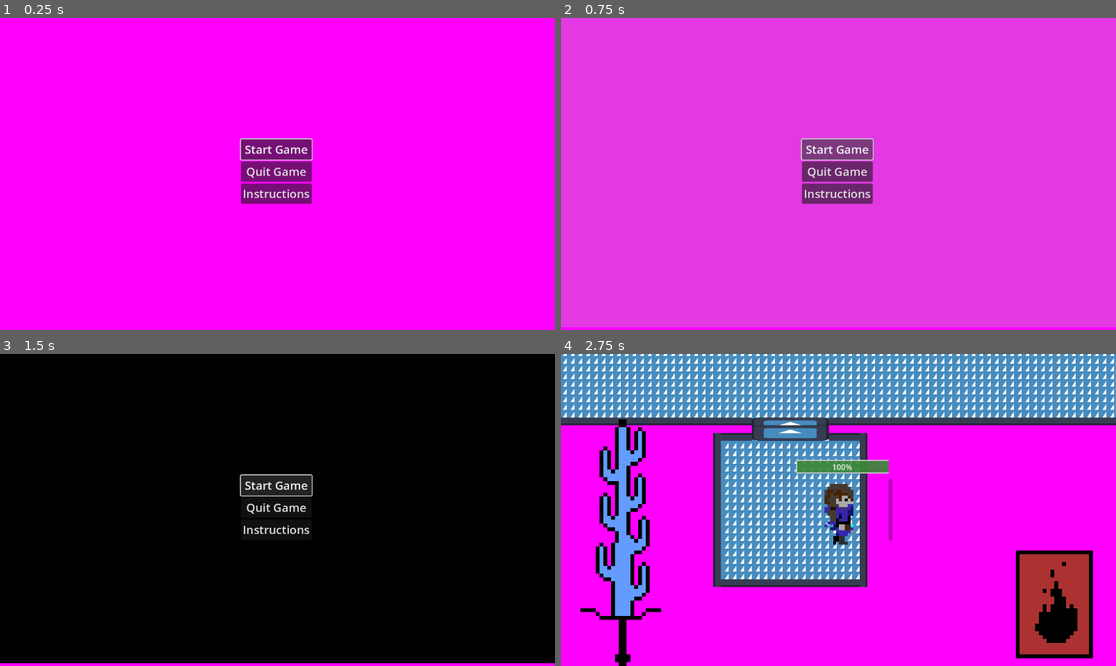
Above: before the commit, frames 1-4 (two rows, left to right).
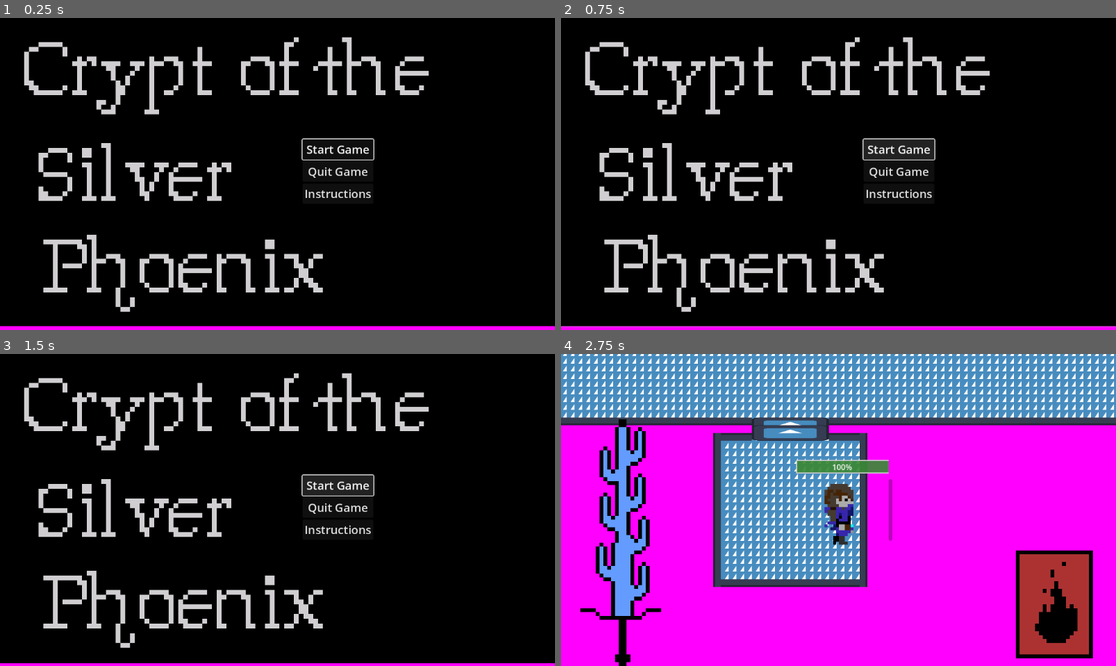
Above: after the commit, the same moments.

Repository: zwack32/crypt_of_the_silver_phoenix
Game: Godot game, scene res://scenes/start_menu.tscn
The game is run twice, just before and just after one commit, with the same random seed, the same clock (stepped at 60 frames per second) and the same inputs. The engine's default icon, where the game draws it, is replaced by a stand-in: a white triangle on a blue panel in a dark square.
Inputs (mouse positions are in pixels of both pictures, inside the frame that each line leads up to):
- Up to frame 1 (0.25 s): no input
- Up to frame 2 (0.75 s): click "Start Game" at 0.5 s
- Up to frame 3 (1.5 s): click "Start Game" at 1.25 s
- Up to frame 4 (2.75 s): move the mouse to (960, 494) at 2.02 s; hold D (move_right) from 2.03 s (still down); click (960, 494) at 2.1 s

The runs differ from the first frame. In frame 1, 99% of the frame differs, in the area x 0-100%, y 0-99%; in frame 2, 99%; in frame 3, 9.8%; in frame 4, nothing differs.
Error in both runs: Cannot call method 'change_scene_to_file' on a null value. (res://scripts/start_menu.gd:12)

Commit message:
started work on title screen
and added staircase sprite

Diff:
--- a/project.godot
+++ b/project.godot
@@ -21,6 +21,7 @@
 
 [display]
 
+window/size/initial_screen=1
 window/subwindows/embed_subwindows=false
 
 [input]
--- a/scenes/start_menu.tscn
+++ b/scenes/start_menu.tscn
@@ -1,13 +1,18 @@
 [gd_scene load_steps=5 format=3 uid="uid://byg362p4cudrl"]
 
 [ext_resource type="Script" path="res://scripts/start_menu.gd" id="1_ecl5h"]
-[ext_resource type="Texture2D" uid="uid://qcyp21s52d5" path="res://icon.svg" id="1_oqhy6"]
+[ext_resource type="Texture2D" uid="uid://dxs7psfe6kucw" path="res://art/title_screen.png" id="2_7qss5"]
 [ext_resource type="Script" path="res://scripts/Window.gd" id="3_je5q4"]
 [ext_resource type="Texture2D" uid="uid://8gqsrync8yrx" path="res://art/controls_screen.png" id="3_qmjnh"]
 
 [node name="StartMenu" type="CanvasLayer"]
 layer = 10
 script = ExtResource("1_ecl5h")
+
+[node name="TextureRect" type="TextureRect" parent="."]
+offset_right = 1280.0
+offset_bottom = 640.0
+texture = ExtResource("2_7qss5")
 
 [node name="Window" type="Window" parent="."]
 title = "Instructions"
@@ -25,7 +30,8 @@
 anchors_preset = -1
 anchor_right = 0.997
 anchor_bottom = 0.958
-offset_right = -0.544044
+offset_left = 128.0
+offset_right = 127.456
 offset_bottom = 18.216
 
 [node name="VBoxContainer" type="VBoxContainer" parent="CenterContainer"]
Binary file added: art/staircase.png
Not shown, added: art/staircase.png.import
Binary file added: art/title_screen.png
Not shown, added: art/title_screen.png.import
